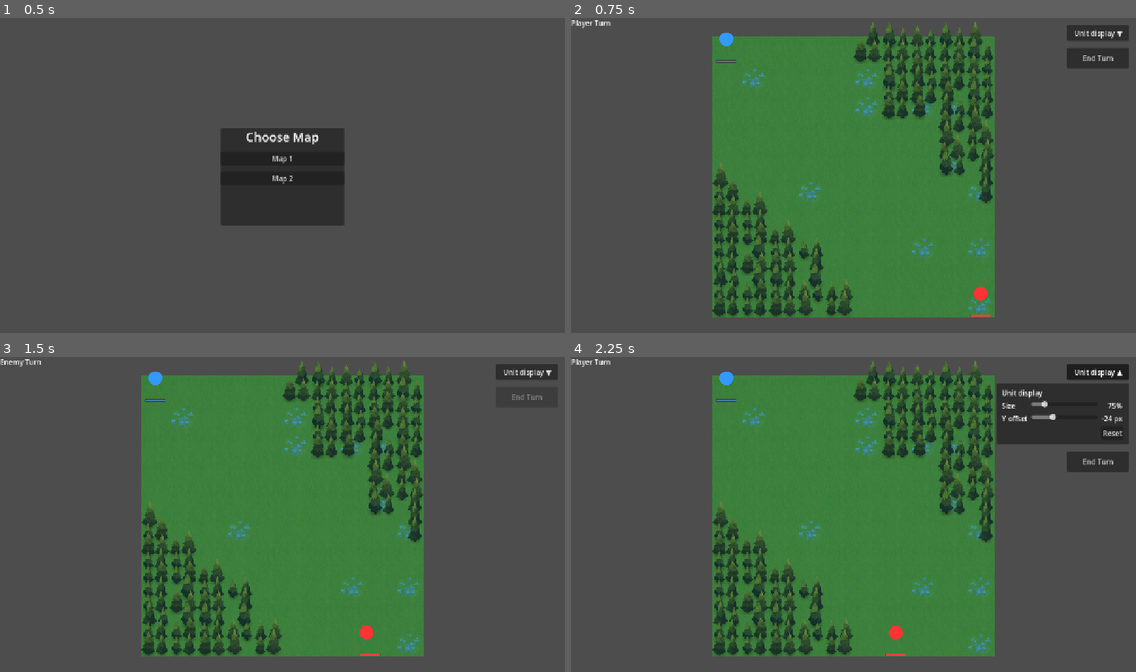
Above: before the commit, frames 1-4 (two rows, left to right).
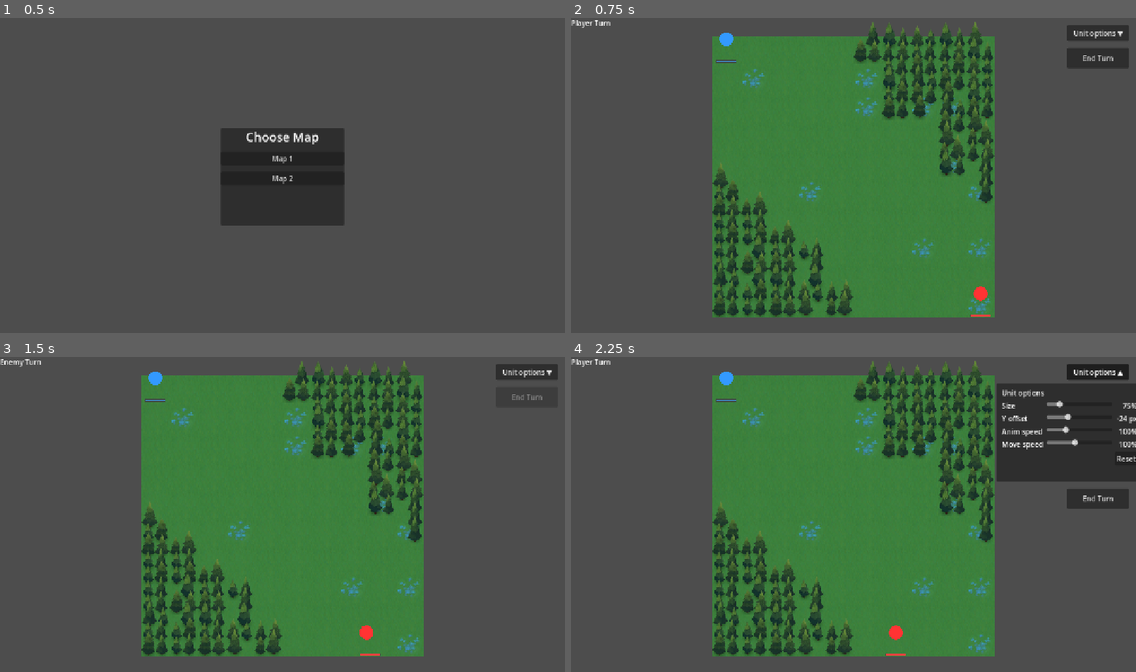
Above: after the commit, the same moments.

Repository: Baptisteberard/srpg
Game: Godot game, scene res://main.tscn
Two runs of this game, one before a commit and one after it. Both use one fixed random seed, a clock stepped at 60 frames per second and the inputs below.
Inputs:
- Up to frame 1 (0.5 s): no input
- Up to frame 2 (0.75 s): click "Map 1" at 0.5 s
- Up to frame 3 (1.5 s): click "End Turn" at 1.25 s
- Up to frame 4 (2.25 s): click "Unit display ▼" (after the commit: "Unit options ▼") at 2 s

Frame 1 is identical in both runs. In frame 2, 0.1% of the frame differs, in the area x 89-98%, y 3-7%; in frame 3, 0.1%; in frame 4, 3.8%, in the area x 75-100%, y 3-49%.

Commit message:
feat: add unit animation and movement speeds

Diff:
--- a/battle/battle_runtime.gd
+++ b/battle/battle_runtime.gd
@@ -62,4 +62,10 @@
 		hud.damage_preview_changed.connect(hp_overlay.set_damage_previews)
 	if not hud.unit_visual_settings_changed.is_connected(manager.set_unit_visual_settings):
 		hud.unit_visual_settings_changed.connect(manager.set_unit_visual_settings)
+	if not hud.unit_animation_settings_changed.is_connected(manager.set_unit_animation_settings):
+		hud.unit_animation_settings_changed.connect(manager.set_unit_animation_settings)
 	manager.set_unit_visual_settings(hud.unit_size_multiplier, hud.unit_vertical_offset)
+	manager.set_unit_animation_settings(
+		hud.unit_animation_speed_multiplier,
+		hud.unit_movement_speed_multiplier
+	)
--- a/tests/run_tests.gd
+++ b/tests/run_tests.gd
@@ -46,6 +46,8 @@
 	var settings_panel := battle.find_child("UnitVisualSettingsPanel", true, false) as PanelContainer
 	var size_slider := battle.find_child("UnitSizeSlider", true, false) as HSlider
 	var offset_slider := battle.find_child("UnitVerticalOffsetSlider", true, false) as HSlider
+	var animation_speed_slider := battle.find_child("UnitAnimationSpeedSlider", true, false) as HSlider
+	var movement_speed_slider := battle.find_child("UnitMovementSpeedSlider", true, false) as HSlider
 	_expect(board != null and not board.get_used_cells().is_empty(), "%s has a populated board" % scene_path)
 	_expect(manager != null, "%s has a TurnManager" % scene_path)
 	if manager != null:
@@ -66,9 +68,14 @@
 	and settings_toggle != null \
 	and settings_panel != null \
 	and size_slider != null \
-	and offset_slider != null:
+	and offset_slider != null \
+	and animation_speed_slider != null \
+	and movement_speed_slider != null:
 		var defaults_work := is_equal_approx(manager.unit_visual_size_multiplier, 0.75) \
-			and is_equal_approx(manager.unit_visual_vertical_offset, -24.0)
+			and is_equal_approx(manager.unit_visual_vertical_offset, -24.0) \
+			and is_equal_approx(manager.unit_animation_speed_multiplier, 1.0) \
+			and is_equal_approx(manager.unit_movement_speed_multiplier, 1.0) \
+			and is_equal_approx(manager.get_move_step_time(), 0.12)
 		var menu_starts_closed := not settings_panel.visible
 		settings_toggle.button_pressed = true
 		await process_frame
@@ -78,6 +85,8 @@
 		var menu_closes := not settings_panel.visible
 		size_slider.value = 1.25
 		offset_slider.value = -12.0
+		animation_speed_slider.value = 1.5
+		movement_speed_slider.value = 0.5
 		await process_frame
 		var all_units: Array[Unit] = manager.player_units.duplicate()
 		all_units.append_array(manager.enemy_units)
@@ -88,16 +97,23 @@
 			and not all_units.is_empty()
 		for unit in all_units:
 			if not is_equal_approx(unit.visual_size_multiplier, 1.25) \
-			or not is_equal_approx(unit._get_sprite().position.y, -12.0):
+			or not is_equal_approx(unit._get_sprite().position.y, -12.0) \
+			or not is_equal_approx(unit.animation_speed_multiplier, 1.5) \
+			or not is_equal_approx(unit._get_sprite().speed_scale, 1.5):
 				visual_settings_work = false
 				break
+		visual_settings_work = visual_settings_work \
+			and is_equal_approx(manager.unit_movement_speed_multiplier, 0.5) \
+			and is_equal_approx(manager.get_move_step_time(), 0.24)
 	_expect(
 		settings_toggle != null \
 		and settings_panel != null \
 		and size_slider != null \
 		and offset_slider != null \
+		and animation_speed_slider != null \
+		and movement_speed_slider != null \
 		and visual_settings_work,
-		"%s has working collapsible top-right unit display controls" % scene_path
+		"%s has working unit display, animation-speed, and movement-speed controls" % scene_path
 	)
 
 	battle.queue_free()
--- a/turn_manager.gd
+++ b/turn_manager.gd
@@ -7,6 +7,7 @@
 const BattleHudScript = preload("res://ui/battle_hud.gd")
 const CombatResolverScript = preload("res://battle/combat_resolver.gd")
 const EnemyAIScript = preload("res://battle/enemy_ai.gd")
+const BASE_MOVE_STEP_TIME: float = 0.12
 
 enum Phase { PLAYER, ENEMY }
 enum ActionState { IDLE, MOVING, COMBAT, ENEMY_TURN }
@@ -55,6 +56,8 @@
 var enemy_ai = EnemyAIScript.new()
 var unit_visual_size_multiplier: float = 0.75
 var unit_visual_vertical_offset: float = -24.0
+var unit_animation_speed_multiplier: float = 1.0
+var unit_movement_speed_multiplier: float = 1.0
 
 @export var highlight_path: NodePath
 var highlight: HighlightMap
@@ -183,6 +186,7 @@
 			u.set_display_name(auto_name)
 	u.set_tile_size(board.tile_set.tile_size)
 	u.set_visual_settings(unit_visual_size_multiplier, unit_visual_vertical_offset)
+	u.set_animation_speed_multiplier(unit_animation_speed_multiplier)
 	if definition == null \
 	or (definition.texture == null and definition.fe8_map_sprite_animation == null):
 		u.set_texture(tex)
@@ -213,6 +217,18 @@
 	for unit in all_units:
 		if unit != null and is_instance_valid(unit):
 			unit.set_visual_settings(unit_visual_size_multiplier, unit_visual_vertical_offset)
+
+func set_unit_animation_settings(animation_speed_multiplier: float, movement_speed_multiplier: float) -> void:
+	unit_animation_speed_multiplier = clampf(animation_speed_multiplier, 0.25, 3.0)
+	unit_movement_speed_multiplier = clampf(movement_speed_multiplier, 0.25, 2.0)
+	var all_units: Array[Unit] = player_units.duplicate()
+	all_units.append_array(enemy_units)
+	for unit in all_units:
+		if unit != null and is_instance_valid(unit):
+			unit.set_animation_speed_multiplier(unit_animation_speed_multiplier)
+
+func get_move_step_time() -> float:
+	return BASE_MOVE_STEP_TIME / unit_movement_speed_multiplier
 
 func _start_player_phase() -> void:
 	highlight.clear_cells()
@@ -378,7 +394,7 @@
 
 func _move_unit(u: Unit, path: Array[Vector2i]) -> void:
 	occ.erase(u.cell)
-	await u.move_along(path, board, 0.12)
+	await u.move_along(path, board, get_move_step_time())
 	if is_instance_valid(u):
 		occ[u.cell] = u
 
--- a/ui/battle_hud.gd
+++ b/ui/battle_hud.gd
@@ -3,11 +3,16 @@
 
 signal damage_preview_changed(damage_by_unit: Dictionary)
 signal unit_visual_settings_changed(size_multiplier: float, vertical_offset: float)
+signal unit_animation_settings_changed(animation_speed_multiplier: float, movement_speed_multiplier: float)
 
 const MIN_UNIT_SIZE_MULTIPLIER: float = 0.5
 const MAX_UNIT_SIZE_MULTIPLIER: float = 2.0
 const MIN_UNIT_VERTICAL_OFFSET: float = -64.0
 const MAX_UNIT_VERTICAL_OFFSET: float = 64.0
+const MIN_ANIMATION_SPEED_MULTIPLIER: float = 0.25
+const MAX_ANIMATION_SPEED_MULTIPLIER: float = 3.0
+const MIN_MOVEMENT_SPEED_MULTIPLIER: float = 0.25
+const MAX_MOVEMENT_SPEED_MULTIPLIER: float = 2.0
 
 var focused_unit: Unit
 var preview_attacker: Unit
@@ -23,9 +28,15 @@
 var unit_size_value_label: Label
 var unit_vertical_offset_slider: HSlider
 var unit_vertical_offset_value_label: Label
+var unit_animation_speed_slider: HSlider
+var unit_animation_speed_value_label: Label
+var unit_movement_speed_slider: HSlider
+var unit_movement_speed_value_label: Label
 
 var unit_size_multiplier: float = 0.75
 var unit_vertical_offset: float = -24.0
+var unit_animation_speed_multiplier: float = 1.0
+var unit_movement_speed_multiplier: float = 1.0
 
 
 func _ready() -> void:
@@ -51,7 +62,7 @@
 	unit_visual_settings_panel.offset_left = -316.0
 	unit_visual_settings_panel.offset_top = 60.0
 	unit_visual_settings_panel.offset_right = -16.0
-	unit_visual_settings_panel.offset_bottom = 198.0
+	unit_visual_settings_panel.offset_bottom = 282.0
 	add_child(unit_visual_settings_panel)
 
 	var margin := MarginContainer.new()
@@ -66,7 +77,7 @@
 	margin.add_child(rows)
 
 	var title := Label.new()
-	title.text = "Unit display"
+	title.text = "Unit options"
 	title.add_theme_font_size_override("font_size", 16)
 	rows.add_child(title)
 
@@ -114,8 +125,46 @@
 	unit_vertical_offset_value_label.horizontal_alignment = HORIZONTAL_ALIGNMENT_RIGHT
 	controls.add_child(unit_vertical_offset_value_label)
 
+	var animation_speed_label := Label.new()
+	animation_speed_label.text = "Anim speed"
+	controls.add_child(animation_speed_label)
+
+	unit_animation_speed_slider = HSlider.new()
+	unit_animation_speed_slider.name = "UnitAnimationSpeedSlider"
+	unit_animation_speed_slider.custom_minimum_size.x = 150.0
+	unit_animation_speed_slider.min_value = MIN_ANIMATION_SPEED_MULTIPLIER
+	unit_animation_speed_slider.max_value = MAX_ANIMATION_SPEED_MULTIPLIER
+	unit_animation_speed_slider.step = 0.05
+	unit_animation_speed_slider.value = unit_animation_speed_multiplier
+	unit_animation_speed_slider.value_changed.connect(_on_unit_animation_speed_changed)
+	controls.add_child(unit_animation_speed_slider)
+
+	unit_animation_speed_value_label = Label.new()
+	unit_animation_speed_value_label.custom_minimum_size.x = 48.0
+	unit_animation_speed_value_label.horizontal_alignment = HORIZONTAL_ALIGNMENT_RIGHT
+	controls.add_child(unit_animation_speed_value_label)
+
+	var movement_speed_label := Label.new()
+	movement_speed_label.text = "Move speed"
+	controls.add_child(movement_speed_label)
+
+	unit_movement_speed_slider = HSlider.new()
+	unit_movement_speed_slider.name = "UnitMovementSpeedSlider"
+	unit_movement_speed_slider.custom_minimum_size.x = 150.0
+	unit_movement_speed_slider.min_value = MIN_MOVEMENT_SPEED_MULTIPLIER
+	unit_movement_speed_slider.max_value = MAX_MOVEMENT_SPEED_MULTIPLIER
+	unit_movement_speed_slider.step = 0.05
+	unit_movement_speed_slider.value = unit_movement_speed_multiplier
+	unit_movement_speed_slider.value_changed.connect(_on_unit_movement_speed_changed)
+	controls.add_child(unit_movement_speed_slider)
+
+	unit_movement_speed_value_label = Label.new()
+	unit_movement_speed_value_label.custom_minimum_size.x = 48.0
+	unit_movement_speed_value_label.horizontal_alignment = HORIZONTAL_ALIGNMENT_RIGHT
+	controls.add_child(unit_movement_speed_value_label)
+
 	var reset_button := Button.new()
-	reset_button.name = "ResetUnitVisualSettingsButton"
+	reset_button.name = "ResetUnitSettingsButton"
 	reset_button.text = "Reset"
 	reset_button.size_flags_horizontal = Control.SIZE_SHRINK_END
 	reset_button.pressed.connect(_on_reset_unit_visual_settings)
@@ -130,11 +179,11 @@
 
 func _set_unit_visual_menu_open(is_open: bool) -> void:
 	unit_visual_settings_panel.visible = is_open
-	unit_visual_settings_toggle.text = "Unit display ▲" if is_open else "Unit display ▼"
+	unit_visual_settings_toggle.text = "Unit options ▲" if is_open else "Unit options ▼"
 	var end_turn_button := get_node_or_null("EndTurnButton") as Button
 	if end_turn_button != null:
-		end_turn_button.offset_top = 214.0 if is_open else 68.0
-		end_turn_button.offset_bottom = 260.0 if is_open else 114.0
+		end_turn_button.offset_top = 298.0 if is_open else 68.0
+		end_turn_button.offset_bottom = 344.0 if is_open else 114.0
 
 
 func _on_unit_size_changed(value: float) -> void:
@@ -149,9 +198,23 @@
 	unit_visual_settings_changed.emit(unit_size_multiplier, unit_vertical_offset)
 
 
+func _on_unit_animation_speed_changed(value: float) -> void:
+	unit_animation_speed_multiplier = value
+	_refresh_unit_visual_settings_labels()
+	unit_animation_settings_changed.emit(unit_animation_speed_multiplier, unit_movement_speed_multiplier)
+
+
+func _on_unit_movement_speed_changed(value: float) -> void:
+	unit_movement_speed_multiplier = value
+	_refresh_unit_visual_settings_labels()
+	unit_animation_settings_changed.emit(unit_animation_speed_multiplier, unit_movement_speed_multiplier)
+
+
 func _on_reset_unit_visual_settings() -> void:
 	unit_size_slider.value = 0.75
 	unit_vertical_offset_slider.value = -24.0
+	unit_animation_speed_slider.value = 1.0
+	unit_movement_speed_slider.value = 1.0
 
 
 func _refresh_unit_visual_settings_labels() -> void:
@@ -159,6 +222,10 @@
 		unit_size_value_label.text = "%d%%" % roundi(unit_size_multiplier * 100.0)
 	if unit_vertical_offset_value_label != null:
 		unit_vertical_offset_value_label.text = "%+d px" % roundi(unit_vertical_offset)
+	if unit_animation_speed_value_label != null:
+		unit_animation_speed_value_label.text = "%d%%" % roundi(unit_animation_speed_multiplier * 100.0)
+	if unit_movement_speed_value_label != null:
+		unit_movement_speed_value_label.text = "%d%%" % roundi(unit_movement_speed_multiplier * 100.0)
 
 
 func focus_unit(unit: Unit) -> void:
--- a/unit.gd
+++ b/unit.gd
@@ -53,6 +53,7 @@
 var is_hovered_visual: bool = false
 var visual_size_multiplier: float = 0.75
 var visual_vertical_offset: float = -24.0
+var animation_speed_multiplier: float = 1.0
 
 func _ready() -> void:
 	add_to_group("units")
@@ -160,6 +161,10 @@
 	visual_vertical_offset = clampf(vertical_offset, -64.0, 64.0)
 	_refresh_visual_scale()
 
+func set_animation_speed_multiplier(speed_multiplier: float) -> void:
+	animation_speed_multiplier = clampf(speed_multiplier, 0.25, 3.0)
+	_get_sprite().speed_scale = animation_speed_multiplier
+
 func is_alive() -> bool:
 	return current_hp > 0
 
Not shown, changed: ARCHITECTURE.md
